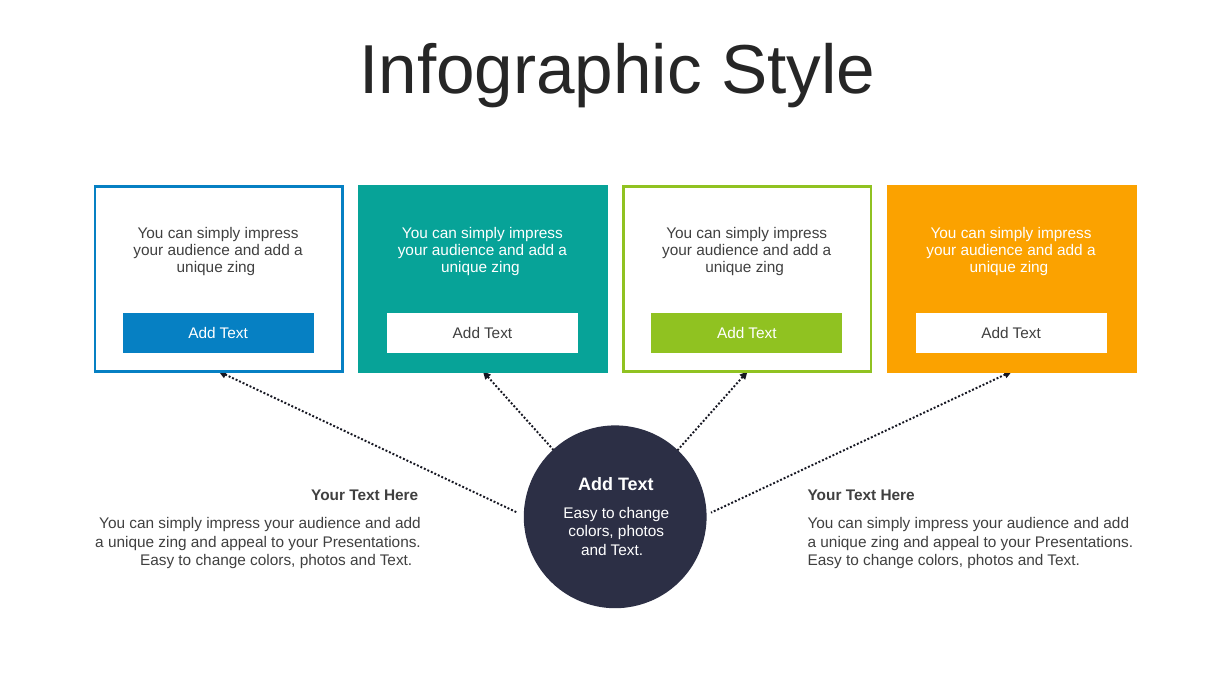
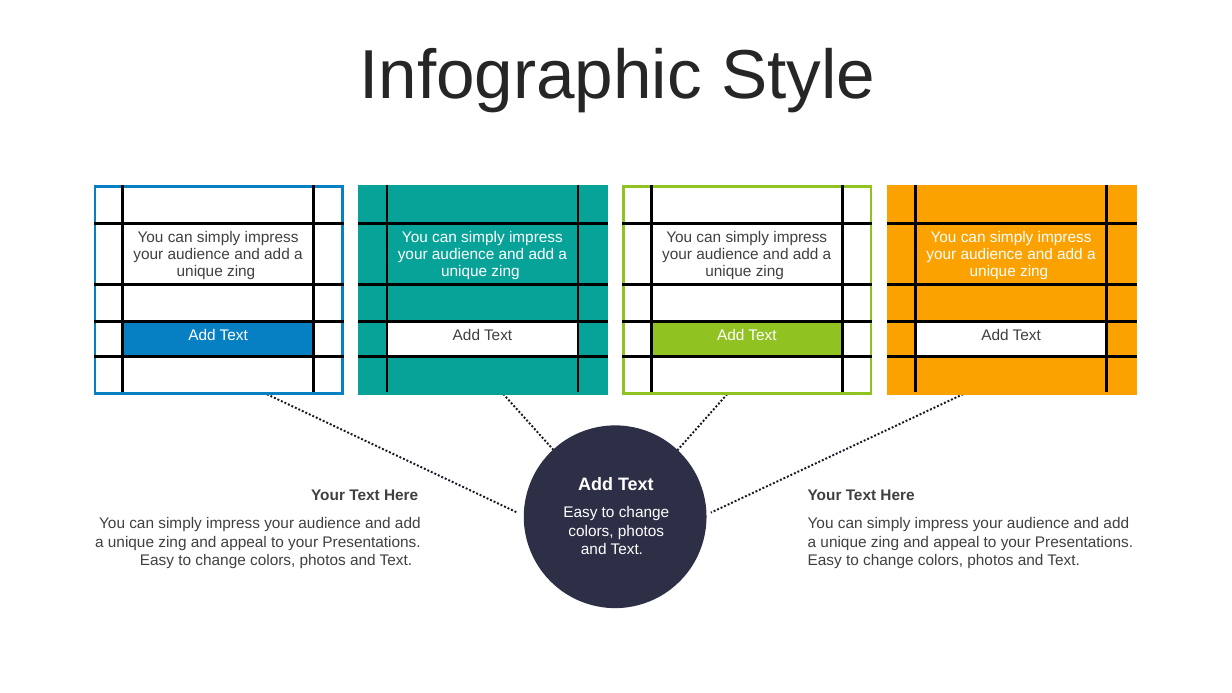
Before and after one commit to thanhlongvl/sportdemo, a slide deck: slide 39 of industry 4.0-Revolution-PowerPoint-Templates.pptx (slide 34 before the commit). Drawn at 1232x693 pixels with LibreOffice and Linux fonts; fonts in the diff are those of the drawing. Boxes give left, top, right and bottom in pixels: in the first picture for what was removed or moved away, otherwise in the second. Text is boxed around its words. In the diff, an @@ line names an element or a change of style, - is before the commit and + after.

```diff
--- a/industry 4.0-Revolution-PowerPoint-Templates.pptx
+++ b/industry 4.0-Revolution-PowerPoint-Templates.pptx
@@ text "Infographic Style" at (x1=359, y1=47, x2=875, y2=111): line spacing 0.9 to 1; less space between paragraphs @@
@@ table at (x1=95, y1=187, x2=343, y2=372) @@
@@ borders changed @@
@@ table at (x1=360, y1=187, x2=607, y2=372) @@
@@ borders changed @@
@@ table at (x1=624, y1=187, x2=872, y2=372) @@
@@ borders changed @@
@@ table at (x1=888, y1=187, x2=1136, y2=372) @@
@@ borders changed @@
@@ arrow removed from (518, 513) to (219, 372) @@
@@ freeform shape added at (x1=219, y1=372, x2=518, y2=513), outline #161722 1.5 pt @@
@@ arrow removed from (616, 519) to (483, 372) @@
@@ freeform shape added at (x1=483, y1=372, x2=616, y2=519), outline #161722 1.5 pt @@
@@ arrow removed from (616, 519) to (748, 372) @@
@@ freeform shape added at (x1=616, y1=372, x2=748, y2=519), outline #161722 1.5 pt @@
@@ freeform shape added at (x1=711, y1=372, x2=1011, y2=513), outline #161722 1.5 pt @@
@@ arrow removed from (712, 513) to (1012, 372) @@
@@ text "Easy to change colors, photos ..." at (x1=563, y1=506, x2=669, y2=554): less space between paragraphs @@
```
Also in this commit, not shown: 55 other slides changed, 4 slides added, 3 other files.
